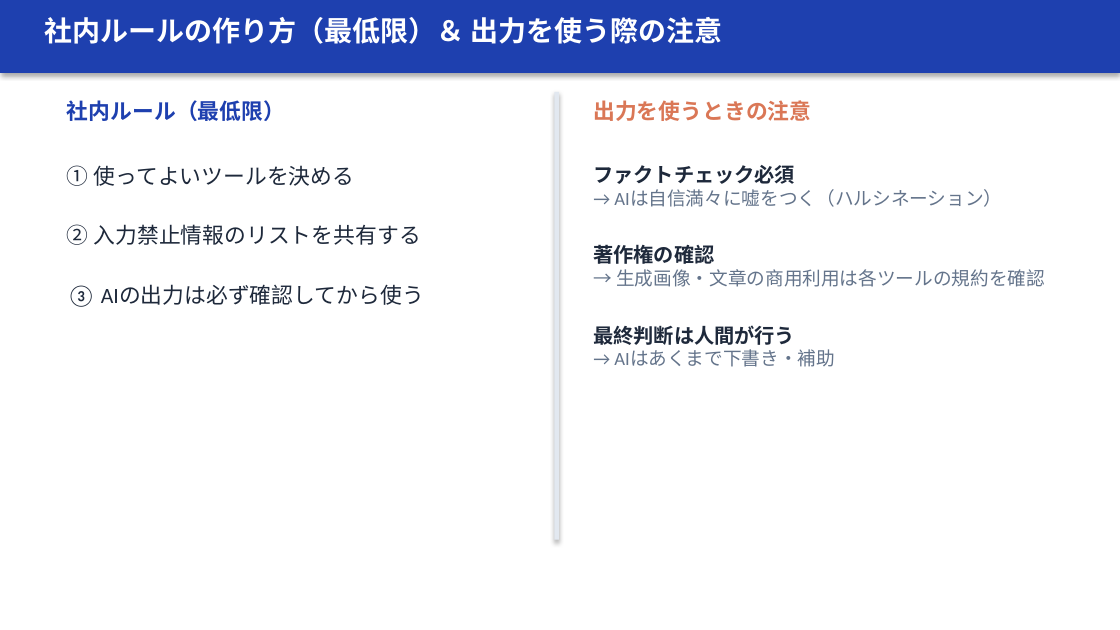
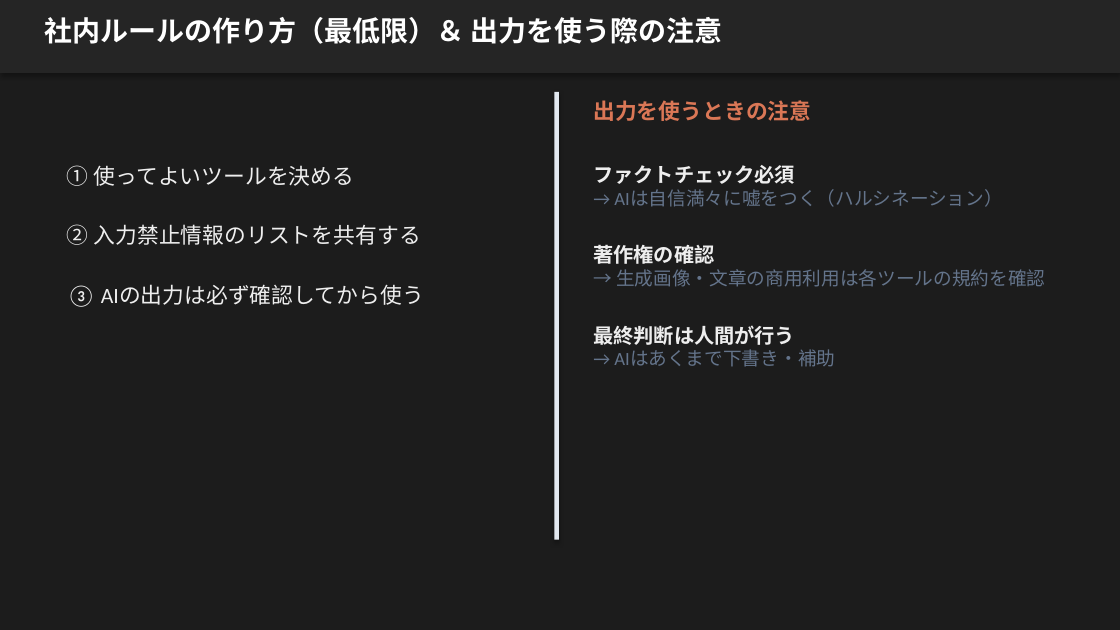
Before and after one commit to zatune-gif/kurashi-no-dodai-log, a slide deck: slide 19 of 00-01_han-ai/training-materials/course01_AI活用知識編.pptx. Drawn at 1120x630 pixels with LibreOffice and Linux fonts; fonts in the diff are those of the drawing. Boxes give left, top, right and bottom in pixels: in the first picture for what was removed or moved away, otherwise in the second. Text is boxed around its words. In the diff, an @@ line names an element or a change of style, - is before the commit and + after.

```diff
--- a/00-01_han-ai/training-materials/course01_AI活用知識編.pptx
+++ b/00-01_han-ai/training-materials/course01_AI活用知識編.pptx
@@ background #FFFFFF to #1C1C1C @@
@@ rectangle at bbox=[0, 0, 1120, 73]: fill #1E40AF to #252525 @@
@@ text removed at bbox=[67, 100, 285, 121] @@
-社内ルール（最低限）
@@ text "① 使ってよいツールを決める" at bbox=[67, 165, 424, 307]: text colour #1E293B to #EEEEEE @@
@@ text at bbox=[593, 165, 795, 345]: text colour #1E293B to #EEEEEE in "ファクトチェック必須", "著作権の確認", "最終判断は人間が行う" @@
```
Also in this commit, not shown: 26 other slides changed, 4 other files.
